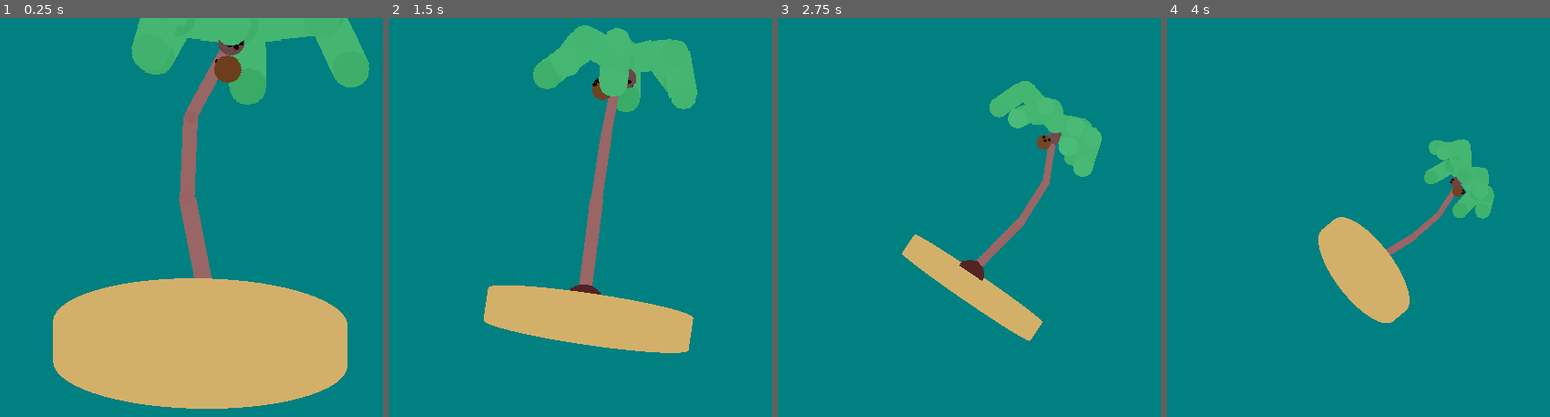
Above: before the commit, frames 1-4 (left to right).
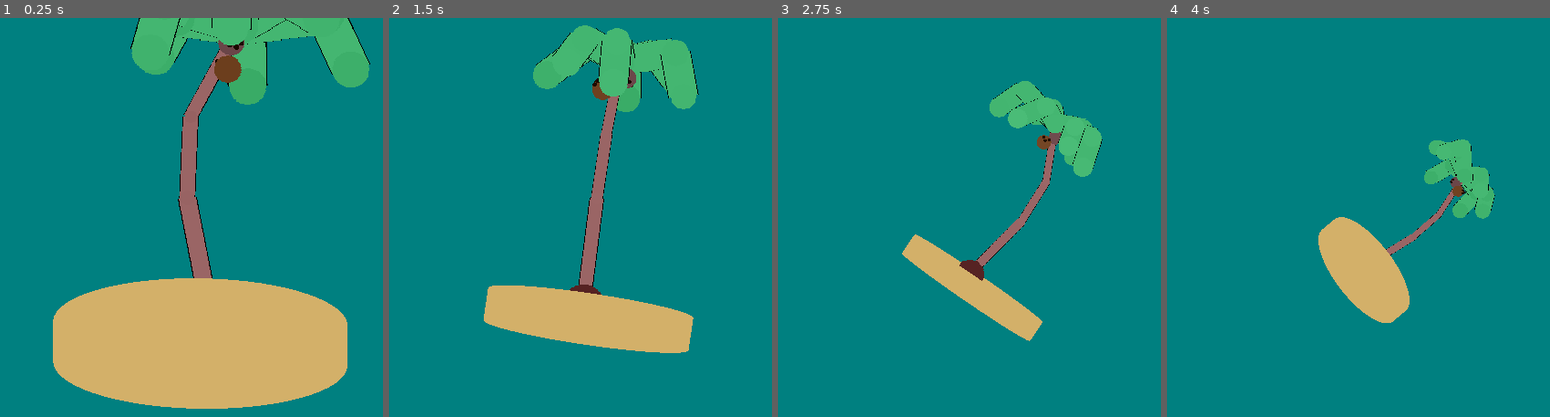
Above: after the commit, the same moments.

Repository: mnemoli/Linez3D
Game: Godot game, scene res://Tree/Scene.tscn
The game is run twice, just before and just after one commit, with the same random seed, the same clock (stepped at 60 frames per second) and the same inputs.
Inputs:
- Up to frame 1 (0.25 s): no input
- Up to frame 2 (1.5 s): no input
- Up to frame 3 (2.75 s): no input
- Up to frame 4 (4 s): no input

The runs differ from the first frame. In frame 1, 0.4% of the frame differs, in the area x 34-97%, y 0-66%; in frame 2, 0.3%; in frame 3, 0.1%; in frame 4, less than 0.1%.

Commit message:
Basic outline on linez

Diff:
--- a/Fuzz/fuzz.tscn
+++ b/Fuzz/fuzz.tscn
@@ -111,10 +111,23 @@
 
 		float x_offset = lerp(acceptable_x1, acceptable_x2, r);
 		float x_offset2 = lerp(acceptable_x3, acceptable_x4, r);
+		float x_offset_frag = x_offset * VIEWPORT_SIZE.x;
+		float x_offset2_frag = x_offset2 * VIEWPORT_SIZE.x;
 		ALBEDO = color.rgb;
 
 		if (st.x > x_offset || st.x < x_offset2)
-			ALPHA = 0.0;
+		ALPHA = 0.0;
+
+		float outline_size = 10.0 * PROJECTION_MATRIX[0].x;
+
+		if(FRAGCOORD.x > x_offset_frag && FRAGCOORD.x < x_offset_frag + outline_size) {
+			ALPHA = 1.0;
+			ALBEDO = vec3(0.0);
+		}
+		if(FRAGCOORD.x < x_offset2_frag && FRAGCOORD.x > x_offset2_frag - outline_size) {
+			ALPHA = 1.0;
+			ALBEDO = vec3(0.0);
+		}
 	}
 
 	ALPHA_SCISSOR = 1.0;
--- a/ortho/line_shader.tres
+++ b/ortho/line_shader.tres
@@ -51,10 +51,23 @@
 
 		float x_offset = lerp(acceptable_x1, acceptable_x2, r);
 		float x_offset2 = lerp(acceptable_x3, acceptable_x4, r);
+		float x_offset_frag = x_offset * VIEWPORT_SIZE.x;
+		float x_offset2_frag = x_offset2 * VIEWPORT_SIZE.x;
 		ALBEDO = color.rgb;
 
 		if (st.x > x_offset || st.x < x_offset2)
-			ALPHA = 0.0;
+		ALPHA = 0.0;
+
+		float outline_size = 10.0 * PROJECTION_MATRIX[0].x;
+
+		if(FRAGCOORD.x > x_offset_frag && FRAGCOORD.x < x_offset_frag + outline_size) {
+			ALPHA = 1.0;
+			ALBEDO = vec3(0.0);
+		}
+		if(FRAGCOORD.x < x_offset2_frag && FRAGCOORD.x > x_offset2_frag - outline_size) {
+			ALPHA = 1.0;
+			ALBEDO = vec3(0.0);
+		}
 	}
 
 	ALPHA_SCISSOR = 1.0;
